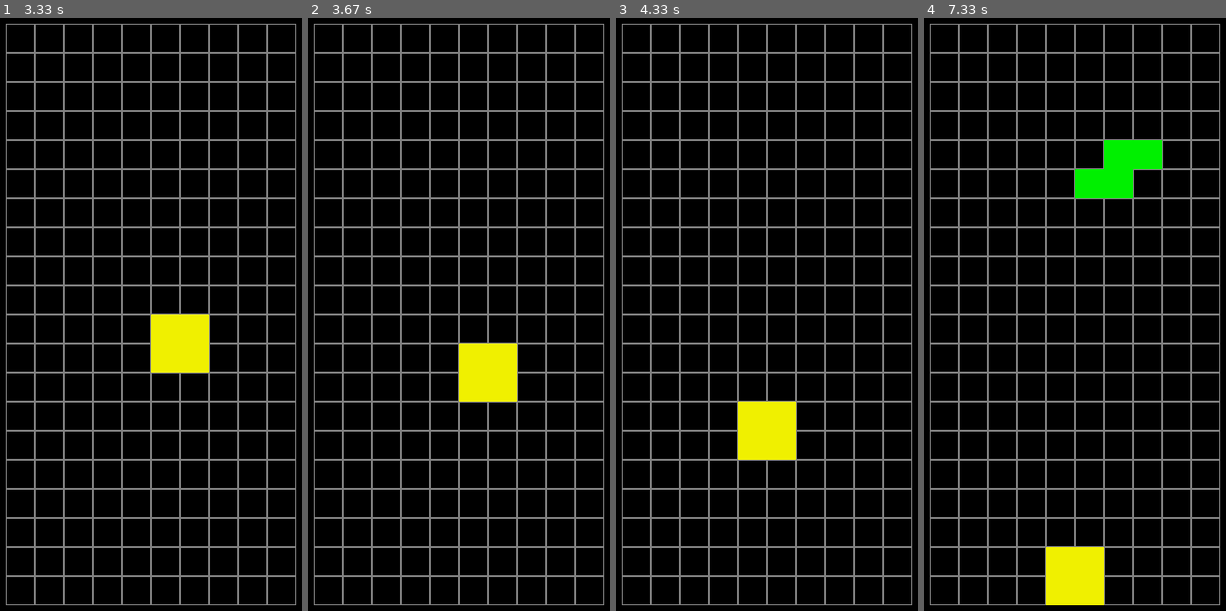
Above: before the commit, frames 1-4 (left to right).
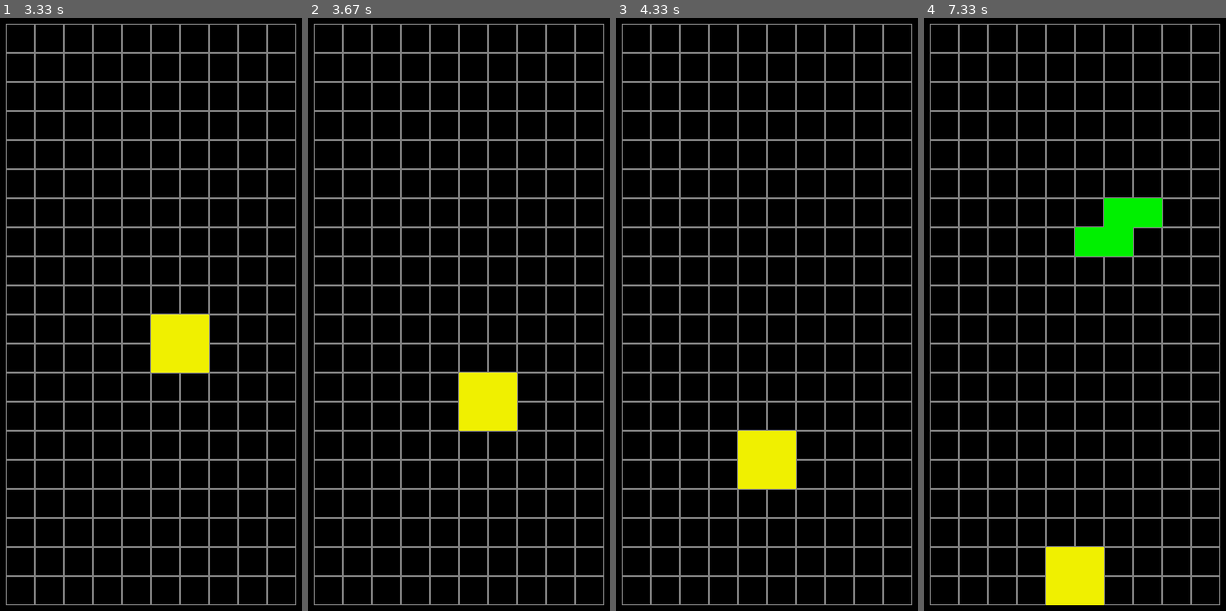
Above: after the commit, the same moments.

Repository: dawidduraj/pygame-tetris
Game: pygame game, started from game.py
The game is run twice, just before and just after one commit, with the same random seed, the same clock (stepped at 60 frames per second) and the same inputs.
Inputs:
- Up to frame 1 (3.33 s): hold Right 0.33-0.8 s; hold Up 0.83-1.33 s; hold Right 1.37-2.1 s; hold Left 2.13-2.98 s; hold Down from 3.02 s (still down)
- Up to frame 2 (3.67 s): keep holding Down
- Up to frame 3 (4.33 s): release Down at 3.93 s; hold Left from 3.97 s (still down)
- Up to frame 4 (7.33 s): release Left at 4.9 s; hold Right 5.92-6.87 s; hold Down from 6.9 s (still down)

Frame 1 is identical in both runs. In frame 2, 1.9% of the frame differs, in the area x 50-70%, y 54-70%; in frame 3, 1.9%; in frame 4, 3.8%, in the area x 50-79%, y 20-41%.

Commit message:
Add faster falling

Diff:
--- a/game.py
+++ b/game.py
@@ -196,6 +196,8 @@
                 game.moveX(-1)
             if event.key == pygame.K_UP:
                 game.rotate()
+            if event.key == pygame.K_DOWN:
+                game.fall()
 
     window.fill(COLORS["BACKGROUND"])
     drawGrid()
